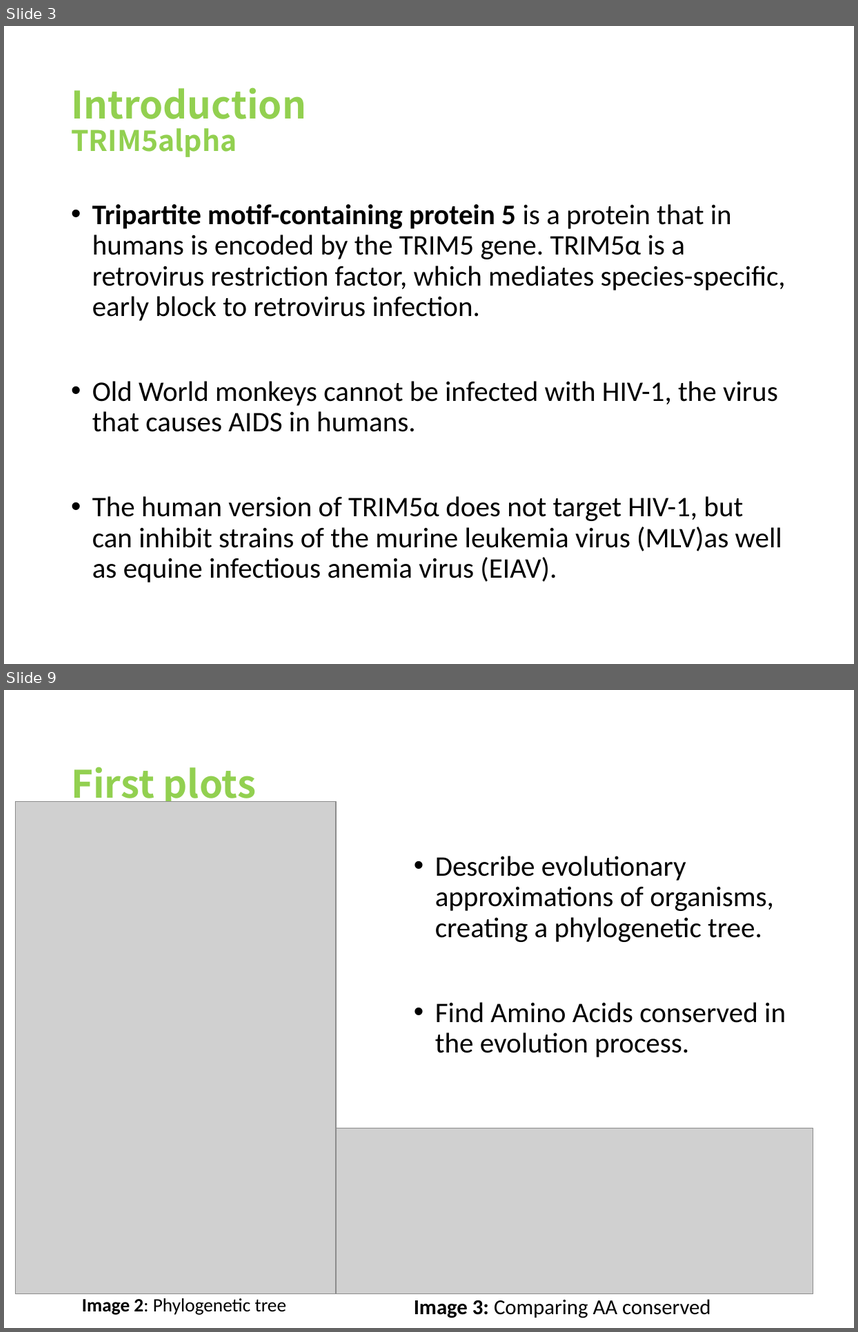
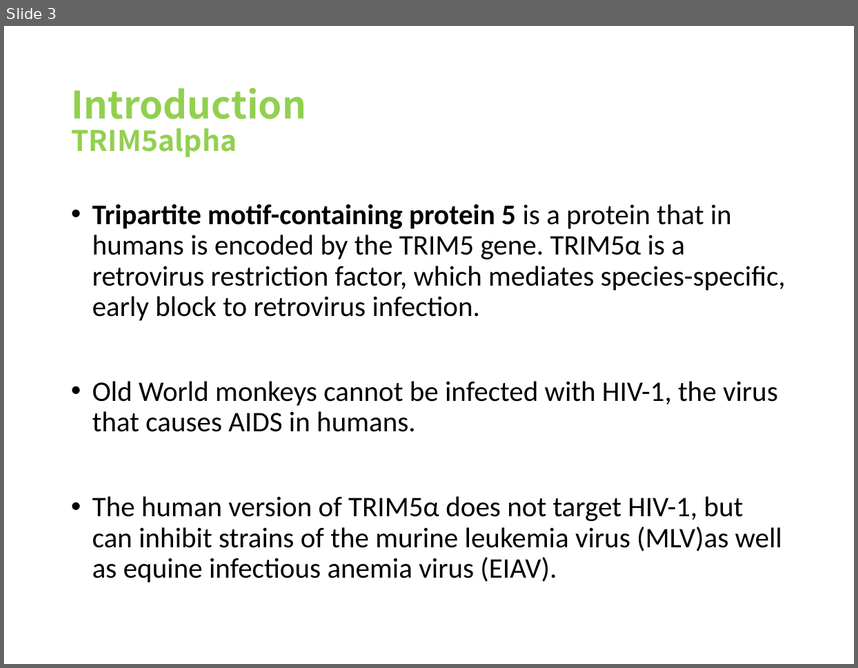
Before and after one commit to viniciusd-avila/phylogenetic-analysis, a slide deck: bioinfoDS-Partial_Project.pptx. Shown one above the other, each under a label of ours: slides 3 and 9 before the commit, slide 3 after it; the slides between them are not shown. The pictures are 858x1332 and 858x668 pixels, drawn with LibreOffice and Linux fonts; fonts in the diff are those of the drawing; grey boxes stand for pictures. Boxes give left, top, right and bottom in pixels: in the first picture for what was removed or moved away, otherwise in the second. Text is boxed around its words. In the diff, an @@ line names an element or a change of style, - is before the commit and + after.

```diff
--- a/bioinfoDS-Partial_Project.pptx
+++ b/bioinfoDS-Partial_Project.pptx
@@ slide 9 removed at (4, 690, 854, 1328), background #FFFFFF @@
@@ title removed at (71, 767, 257, 807) @@
-First plots
@@ picture removed at (15, 801, 335, 1294) @@
@@ text removed at (435, 856, 786, 1057) @@
-• Describe evolutionary approximations of organisms, creating a phylogenetic tree.
-• Find Amino Acids conserved in the evolution process.
@@ picture removed at (332, 1127, 813, 1294) @@
@@ text removed at (82, 1298, 286, 1314) @@
-Image 2: Phylogenetic tree
@@ text removed at (414, 1299, 711, 1318) @@
-Image 3: Comparing AA conserved
```
Also in this commit, not shown: 5 slides changed, 1 slide added, 3 other slides removed.
